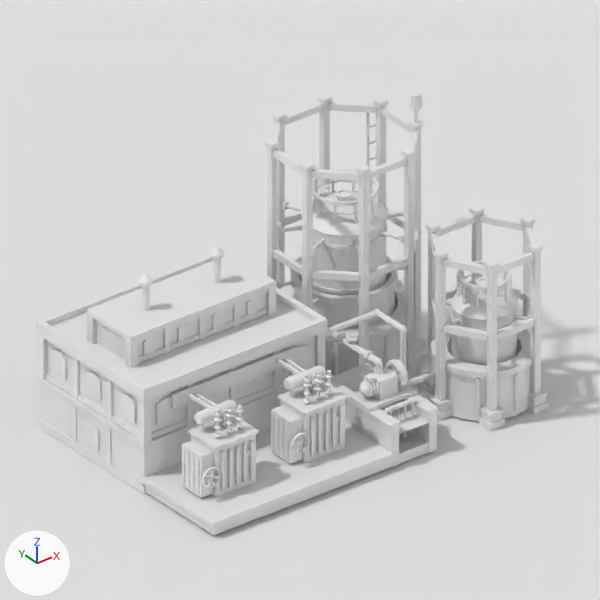
An edit to the Blender file src/DeepFrontier/Art/Source/ElectrolysisPlant-ReferenceStudy.blend, drawn before and after from the same camera.
Rendered twice from the file's camera 'Camera'. Every picture has the same lights, and +X, +Y and +Z are marked at lower left. The first picture is the older version. Materials are left out; every surface is plain grey.

The first picture shows 'ElectrolysisPlant.Architecture', 'ElectrolysisPlant.HydrogenBell', 'ElectrolysisPlant.HydrogenLift', 'ElectrolysisPlant.OxygenBell', 'Plane' and 5 more.
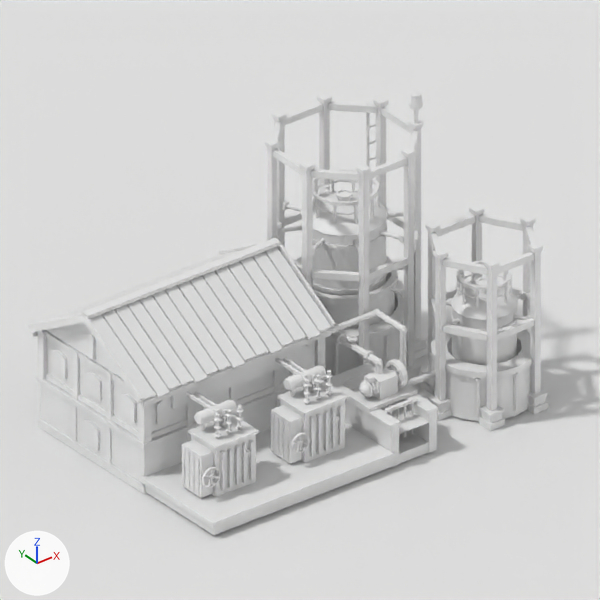
The change, as a list of edits to the scene's bpy script:
```text
Change me_electrolysisplant_architecture:
    used by ob_electrolysisplant_architecture; location = (0.0, 0.0, 0.0)
    remove me_electrolysisplant_architecture.from_pydata(...)  # 6997 vertices, 3803 faces; spans x -8.06..-0.01, y -5.05..0.26, z -0.03..5.32
    add me_electrolysisplant_architecture.from_pydata(...)  # 6479 vertices, 3664 faces; spans x -8.18..-0.01, y -5.05..0.26, z -0.03..5.32
    me_electrolysisplant_architecture part 1: the loose piece of 8 vertices spanning x -7.47..-4.53, y -2.09..-2.05, z 2.02..2.12 is scaled about its middle by (1.27, 1, 1), then moved by (0.0, -0.9, -0.15)
    me_electrolysisplant_architecture part 2: a new loose piece, a box spanning x -8.1..-3.9, y -3.105..-3.065, z 1.806..1.906
    me_electrolysisplant_architecture part 3: a new loose piece, a box spanning x -8.16..-3.84, y -1.59..-1.41, z 2.936..3.006
    me_electrolysisplant_architecture part 4: the loose piece of 8 vertices spanning x -4.06..-3.94, y -2.94..-0.06, z 2.0..2.12 is rebuilt with 8 vertices and now spans x -4.05..-4.01, y -2.87..-0.14, z 1.87..1.97
    me_electrolysisplant_architecture part 5: the loose piece of 8 vertices spanning x -8.06..-7.94, y -2.94..-0.06, z 2.0..2.12 is rebuilt with 8 vertices and now spans x -7.99..-7.95, y -2.87..-0.14, z 1.87..1.97
    me_electrolysisplant_architecture part 6: 146 loose pieces with 810 vertices, spanning x -7.64..-4.36, y -2.13..-0.87, z 1.98..3.35, are deleted
    me_electrolysisplant_architecture part 7: 40 vertices moved from x -8.03..-3.96, y -3.04..0.04, z 1.95..1.97 to x -8.03..-3.96, y -3.04..0.04, z 1.98..2.0; 68 vertices removed from x -8.06..-3.94, y -3.06..0.06, z 1.84..2.12; 336 vertices added at x -8.18..-3.82, y -3.18..0.18, z 1.9..2.98
    other edits to the shape of me_electrolysisplant_architecture do not show in these pictures
```

Where the change shows, as pixel boxes (x1, y1, x2, y2) in the pictures (600 x 600 px; the box of a moved part takes in the faces that stretch with it):
'ElectrolysisPlant.Architecture', reshaped: before (36, 91, 548, 535); after (28, 91, 548, 535)
part 1 of me_electrolysisplant_architecture, moved or reshaped (not visible afterwards): before (138, 308, 267, 363)
part 2 of me_electrolysisplant_architecture, added: after (142, 330, 331, 407)
part 3 of me_electrolysisplant_architecture, added: after (82, 238, 281, 319)
part 4 of me_electrolysisplant_architecture, rebuilt (not visible afterwards): before (224, 254, 323, 321)
part 5 of me_electrolysisplant_architecture, rebuilt: before (40, 322, 145, 393); after (45, 331, 131, 391)
part 6 of me_electrolysisplant_architecture, deleted: before (87, 246, 276, 368)
part 7 of me_electrolysisplant_architecture, built on: before (36, 254, 327, 444); after (28, 243, 336, 444)
